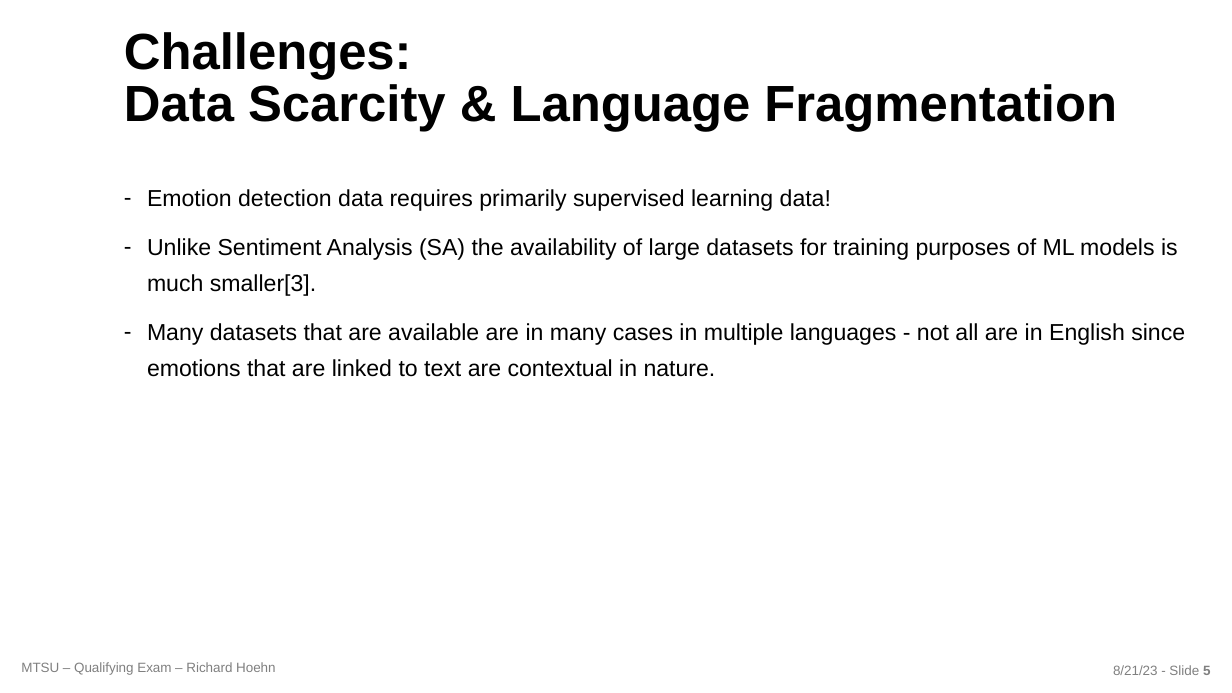
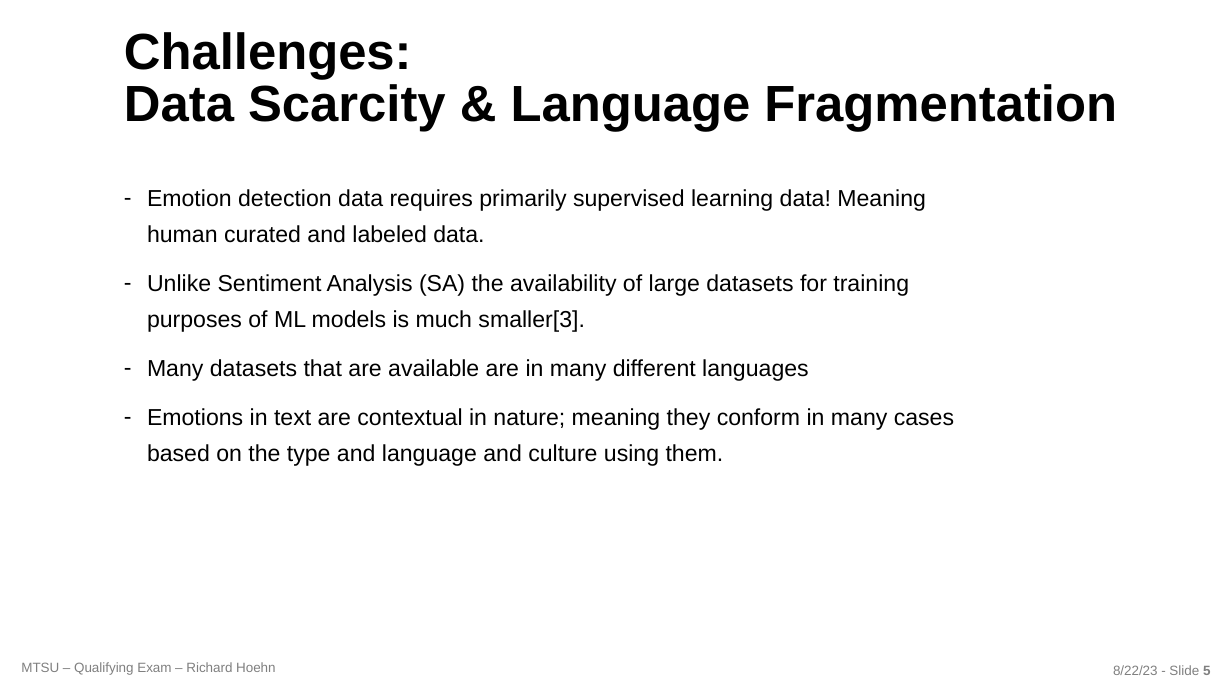
Before and after one commit to richardhoehn/mtsu.coms.qualifying-exam, a slide deck: slide 5 of presentation/COMS_Qualifying_Exam-2023-08-21.pptx. Drawn at 1232x693 pixels with LibreOffice and Linux fonts; fonts in the diff are those of the drawing; background and template pictures are left out. Boxes give left, top, right and bottom in pixels: in the first picture for what was removed or moved away, otherwise in the second. Text is boxed around its words. In the diff, an @@ line names an element or a change of style, - is before the commit and + after.

```diff
--- a/presentation/COMS_Qualifying_Exam-2023-08-21.pptx
+++ b/presentation/COMS_Qualifying_Exam-2023-08-21.pptx
@@ text at bbox=[147, 189, 926, 243]: text changed @@
-– Emotion detection data requires primarily supervised learning data!
+– Emotion detection data requires primarily supervised learning data! Meaning human curated and labeled data.
@@ text at bbox=[147, 359, 954, 466]: text changed @@
-– Many datasets that are available are in many cases in multiple languages - not all are in English since emotions that are linked to text are contextual in nature.
+– Many datasets that are available are in many different languages
+– Emotions in text are contextual in nature; meaning they conform in many cases based on the type and language and culture using them.
@@ text at bbox=[1113, 665, 1210, 675]: text changed @@
-8/21/23 - Slide 5
+8/22/23 - Slide 5
```
Also in this commit, not shown: 16 other slides changed, 1 slide added, 5 other files.
